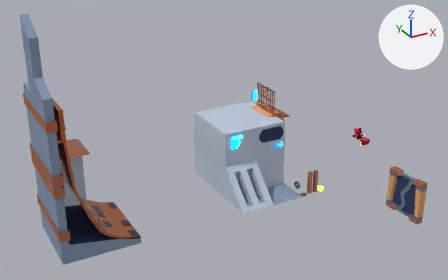
A saved change to the Blender file BlenderSource/source.blend.
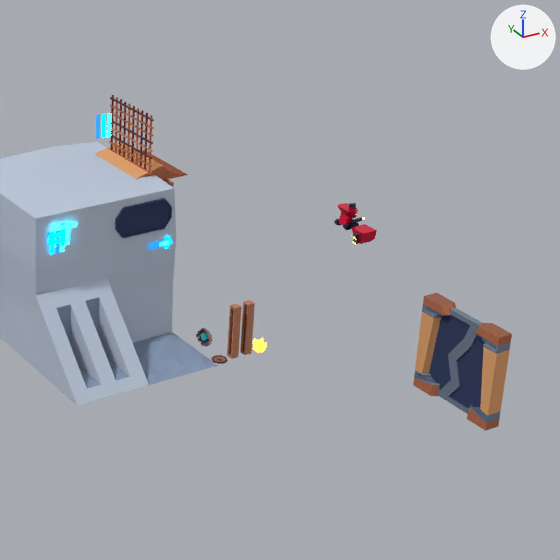
Old and new are each drawn whole from a camera (50 mm lens) standing at (-116.3, -107.8, 87.4) and looking at (-39.0, 32.7, 17.1) and again close up on the part from 47% to 100% of the width and 15% to 100% of the height. The lights are fixed; the arrows at upper right show +X, +Y and +Z.
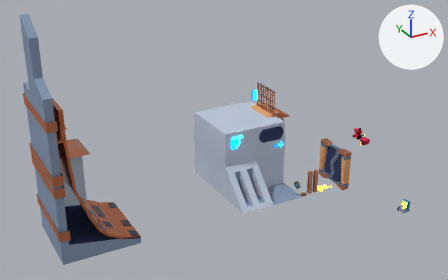
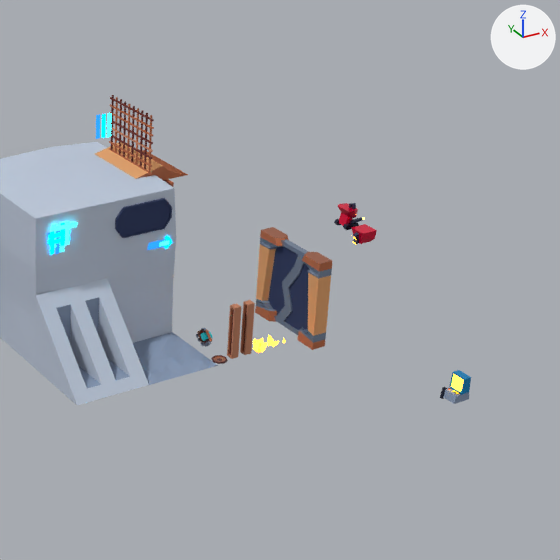
Location of each change, (x1, y1, x2, y2) in pixels of the close-ups (560 x 560 px):
'Cube.016', moved
    before: (413, 293, 512, 431)
    after: (255, 227, 332, 350)
'Cube.018', moved
    before: (429, 307, 481, 397)
    after: (268, 239, 308, 322)
'Cube.017', moved
    before: (441, 322, 484, 414)
    after: (278, 252, 309, 335)
'Cube.021', added
    after: (440, 370, 471, 404)
    faces in mat_metall (picture img_endesga_32_1x_png): (440, 370, 471, 399)
    faces in mat_diffuse (picture img_endesga_32_1x_png): (443, 387, 469, 404)
    faces in mat_emissive: (451, 374, 464, 392)
'Cube.019', added
    after: (267, 335, 279, 347)

Patch to the scene script:
```diff
--- a/BlenderSource/source.blend.py
+++ b/BlenderSource/source.blend.py
@@ me_cube @@
+me_cube.from_pydata(...)  # 64 vertices, 50 faces; spans x -1.39..1.19, y -1.0..1.17, z -0.22..3.0
+# faces by material slot: [43, 1, 6]
+me_cube.materials.append(mat_metall)  # picture img_endesga_32_1x_png
+me_cube.materials.append(mat_emissive)
+me_cube.materials.append(mat_diffuse)  # picture img_endesga_32_1x_png
@@ me_cube_003 @@
+me_cube_003.from_pydata(...)  # 48 vertices, 42 faces; spans x -0.49..0.84, y -0.55..0.7, z -0.27..1.34
+me_cube_003.materials.append(mat_emissive)
@@ ob_cube_016 @@
 ob_cube_016 = bpy.data.objects.new('Cube.016', me_cube_021)
-ob_cube_016.location = (0.0, 0.0, 0.0)
+ob_cube_016.location = (-5.0, 25.0, 0.0)
 _m = ob_cube_016.modifiers.new('Mirror', 'MIRROR')
@@ ob_cube_017 @@
 ob_cube_017 = bpy.data.objects.new('Cube.017', me_cube_022)
-ob_cube_017.location = (0.0, -5.0, 5.0)
+ob_cube_017.location = (-5.0, 20.0, 5.0)
 _m = ob_cube_017.modifiers.new('Mirror', 'MIRROR')
@@ ob_cube_018 @@
 ob_cube_018 = bpy.data.objects.new('Cube.018', me_cube_023)
-ob_cube_018.location = (0.0, 5.0, 5.0)
+ob_cube_018.location = (-5.0, 30.0, 5.0)
 _m = ob_cube_018.modifiers.new('Mirror', 'MIRROR')
@@ ob_cube_021 @@
+ob_cube_021 = bpy.data.objects.new('Cube.021', me_cube)
+ob_cube_021.location = (0.0, 0.0, 0.0)
@@ ob_cube_019 @@
+ob_cube_019 = bpy.data.objects.new('Cube.019', me_cube_003)
+ob_cube_019.location = (-11.0, 21.0, 0.0)
```
